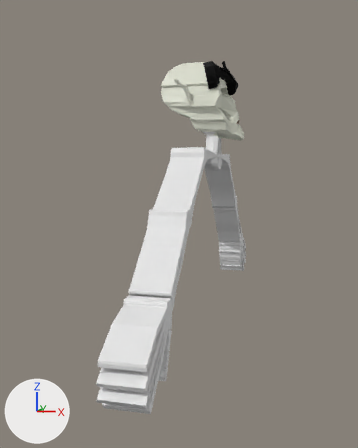
Two versions of the Blender file 4 - BLE/Manimarco-LAB-4-BLE2.blend, one commit apart.
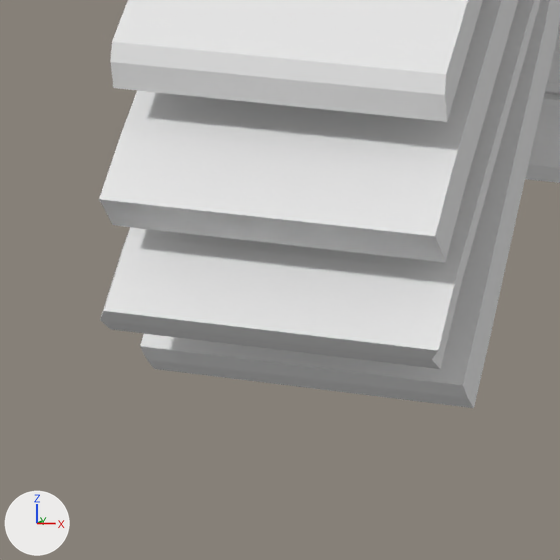
Each version is shown whole from a 50 mm lens placed at (6.7, -11.6, 3.0), pointed at (-1.6, 21.4, -0.3), then close up on the part from 23% to 46% of the width and 79% to 97% of the height. The axes (+X, +Y, +Z) are drawn at lower left. The lights are the same throughout.

Before the edit, the objects in view are built like this:
```python
me_cube_015 = bpy.data.meshes.new('Cube.015')
me_cube_015.from_pydata(...)  # 1349 vertices, 1345 faces, 2 loose edges; spans x -1.0..1.1, y 0.0..16.4, z -10.8..0.3
ob_cube_005 = bpy.data.objects.new('Cube.005', me_cube_015)
ob_cube_005.location = (0.0, 22.08, 4.27)
_m = ob_cube_005.modifiers.new('Mirror', 'MIRROR')
_m.use_axis = (False, True, False)
_m.use_clip = True
```
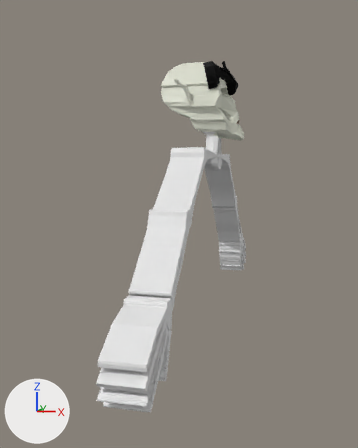
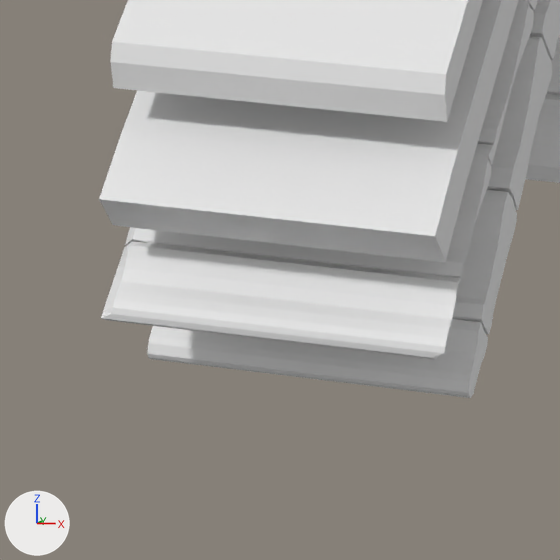
Where the change shows, as pixel boxes (x1, y1, x2, y2) in the close-ups (560 x 560 px):
'Cube.005', reshaped: before (99, 0, 560, 408); after (99, 0, 560, 398)
part 1 of me_cube_015, built on: before (100, 0, 560, 408); after (101, 0, 560, 398)

The change, as a list of edits to the scene's bpy script:
```text
Change me_cube_015:
    used by ob_cube_005; location = (0.0, 22.08, 4.27)
    remove me_cube_015.from_pydata(...)  # 1349 vertices, 1345 faces, 2 loose edges; spans x -1.0..1.1, y 0.0..16.4, z -10.8..0.3
    add me_cube_015.from_pydata(...)  # 1943 vertices, 1939 faces, 2 loose edges; spans x -1.0..1.1, y 0.0..16.4, z -10.7..0.3
    me_cube_015 part 1: 14 vertices moved from x -1.0..1.1, y 14.1..16.4, z -10.8..-8.8 to x -1.0..1.1, y 14.1..16.3, z -10.7..-8.8; 10 vertices removed from x -1.0..1.1, y 13.8..15.7, z -10.5..-8.6; 604 vertices added at x -1.0..1.1, y 12.8..16.3, z -10.7..-7.6
```
